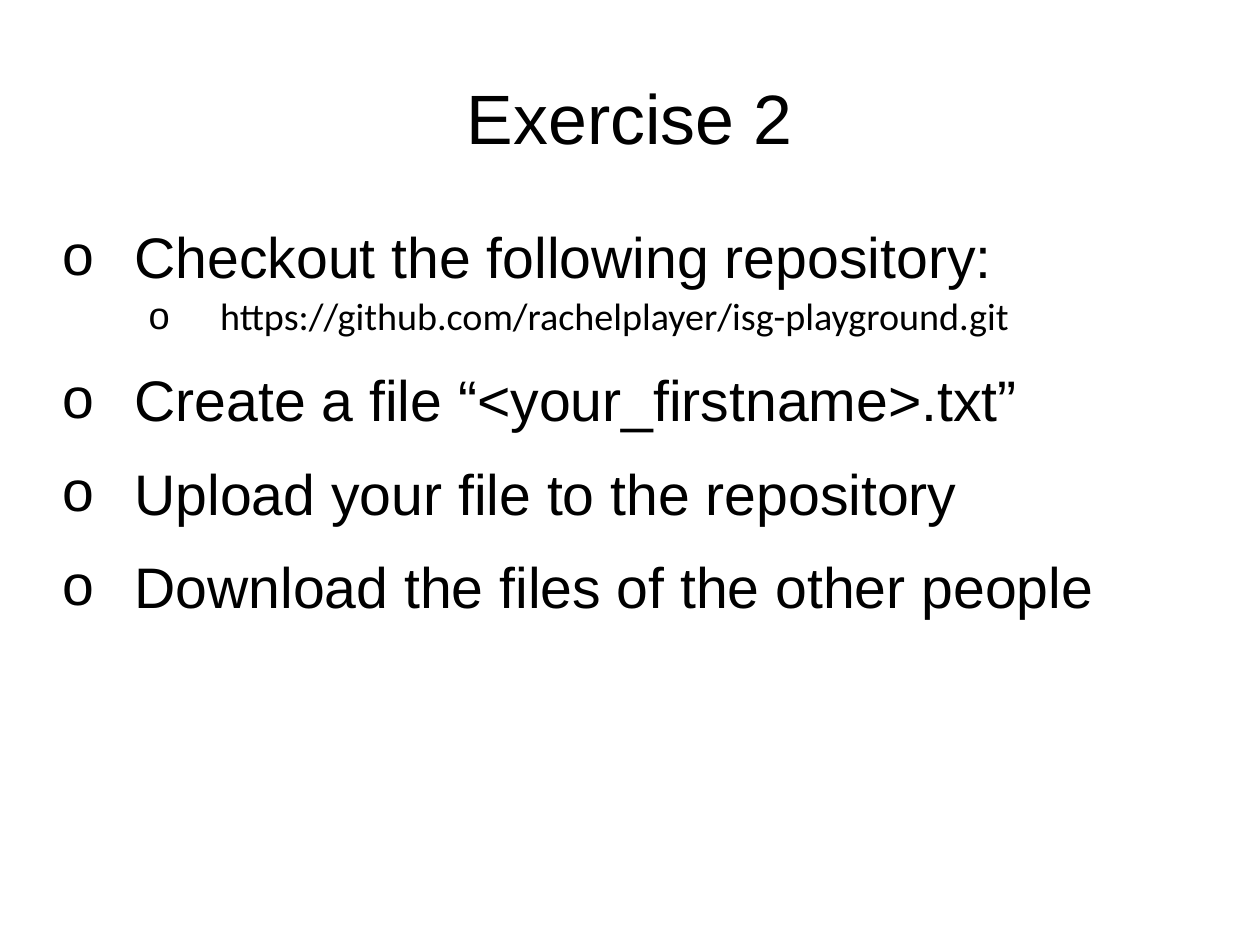
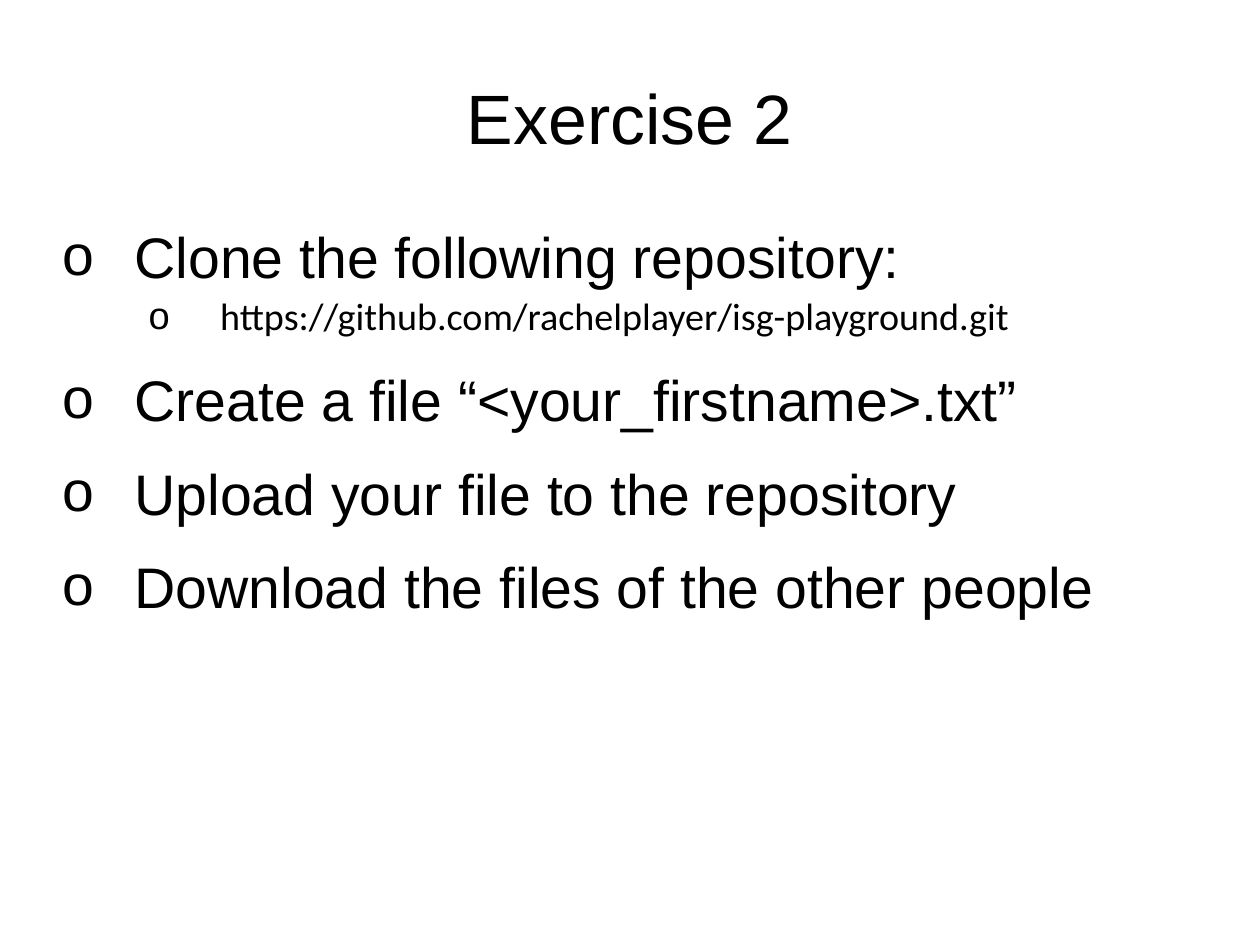
Before and after one commit to rachelplayer/isg-playground, a slide deck: slide 24 of git_workshop.pptx (slide 21 before the commit). Drawn at 1260x945 pixels with LibreOffice and Linux fonts; fonts in the diff are those of the drawing. Boxes give left, top, right and bottom in pixels: in the first picture for what was removed or moved away, otherwise in the second. Text is boxed around its words. In the diff, an @@ line names an element or a change of style, - is before the commit and + after.

```diff
--- a/git_workshop.pptx
+++ b/git_workshop.pptx
@@ text at [134, 236, 900, 289]: text changed @@
-o Checkout the following repository:
+o Clone the following repository:
```
Also in this commit, not shown: 1 other slide changed, 5 slides added, 2 slides removed.
